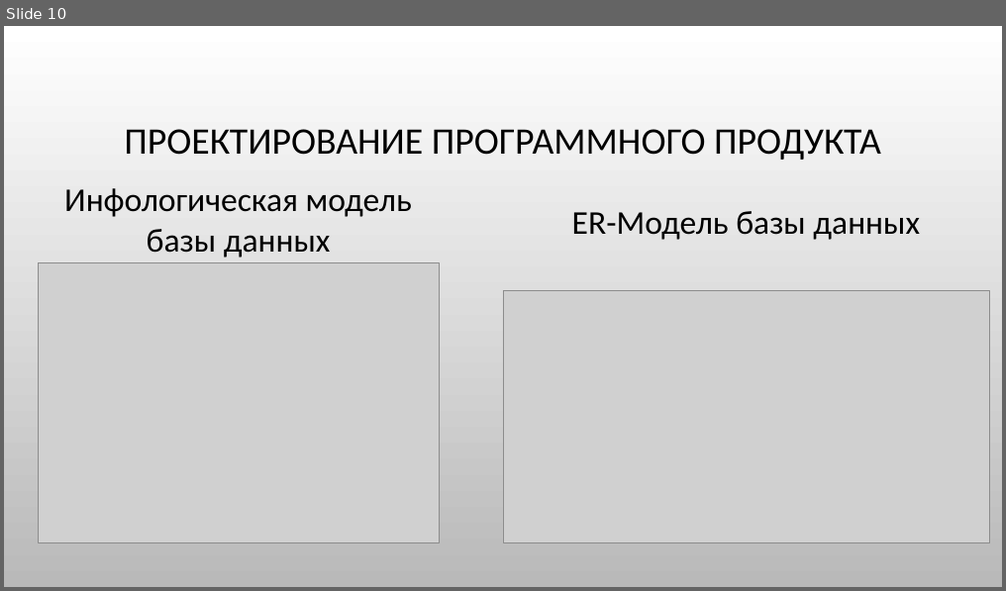
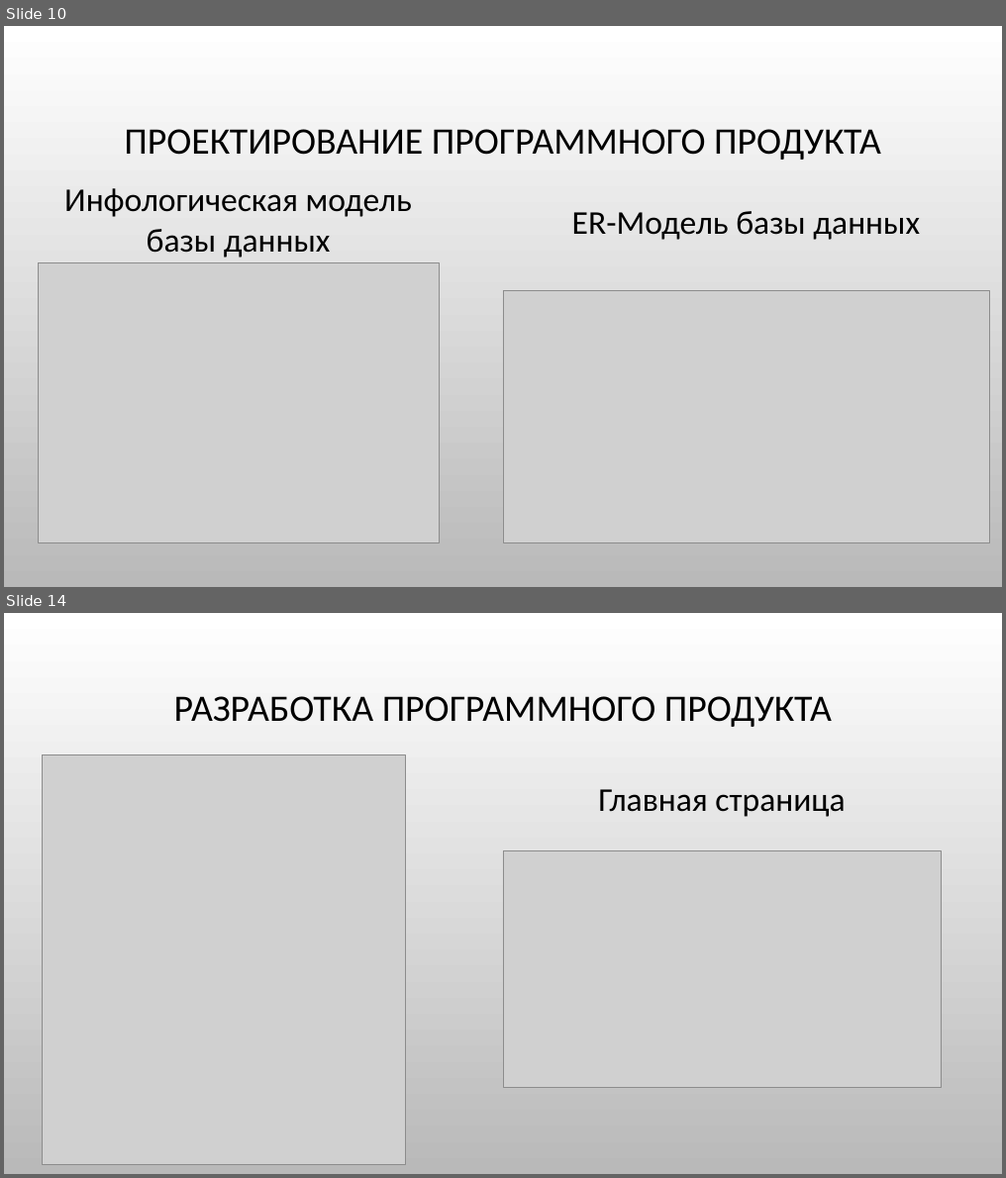
Before and after one commit to ChiCha10-11/Kursovoy, a slide deck: Курсовая работа.pptx. Shown one above the other, each under a label of ours: slide 10 before the commit, slides 10 and 14 after it; the slides between them are not shown. The pictures are 1006x591 and 1006x1178 pixels, drawn with LibreOffice and Linux fonts; fonts in the diff are those of the drawing; grey boxes stand for pictures; background and template pictures are left out. Boxes give left, top, right and bottom in pixels: in the first picture for what was removed or moved away, otherwise in the second. Text is boxed around its words. In the diff, an @@ line names an element or a change of style, - is before the commit and + after.

```diff
--- a/Курсовая работа.pptx
+++ b/Курсовая работа.pptx
@@ slide 14 added at <box>4,613,1002,1174</box>, background picture (left out) @@
@@ title added at <box>174,696,832,727</box>, 36 pt, text #000000 @@
+РАЗРАБОТКА ПРОГРАММНОГО ПРОДУКТА
@@ picture added at <box>43,756,405,1164</box> @@
@@ text added at <box>598,789,845,817</box>, 32 pt, text #000000 @@
+Главная страница
@@ picture added at <box>503,851,942,1087</box> @@
```
Also in this commit, not shown: 5 other slides added.
